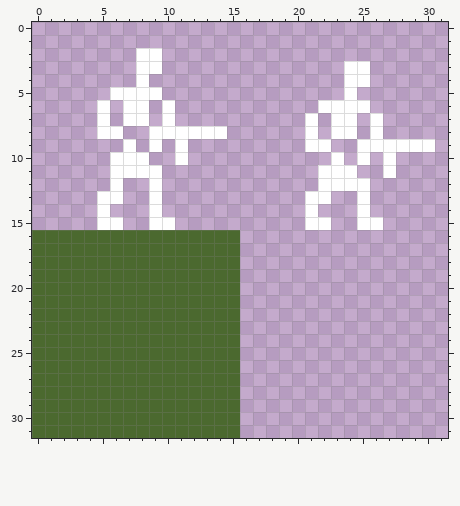
One commit to this pixel-art sprite: SkeletonShooter/Content/skeleshooter-16x16.png. Above, as it was before the edit.
The file is 32x32 pixels.
After:
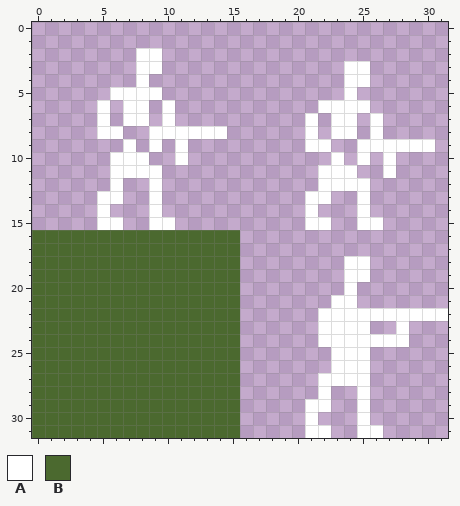
Palette (. is transparent): A #ffffff  B #4b692f
Edits made:
y 18..19: x 24..25 .. -> AA
y 20: x 24 . -> A
y 21: x 23..24 .. -> AA
y 22: x 22..31 .......... -> AAAAAAAAAA
y 23: x 22..25 .... -> AAAA; x 28 . -> A
y 24: x 22..28 ....... -> AAAAAAA
y 25..26: x 23..25 ... -> AAA
y 27: x 22..25 .... -> AAAA
y 28: x 22 . -> A; x 25 . -> A
y 29: x 21..22 .. -> AA; x 25 . -> A
y 30: x 21 . -> A; x 25 . -> A
y 31: x 21..22 .. -> AA; x 25..26 .. -> AA
Pixel boxes of the changes (left, top, right, bottom) in both pictures:
added: (305, 256, 448, 438)
